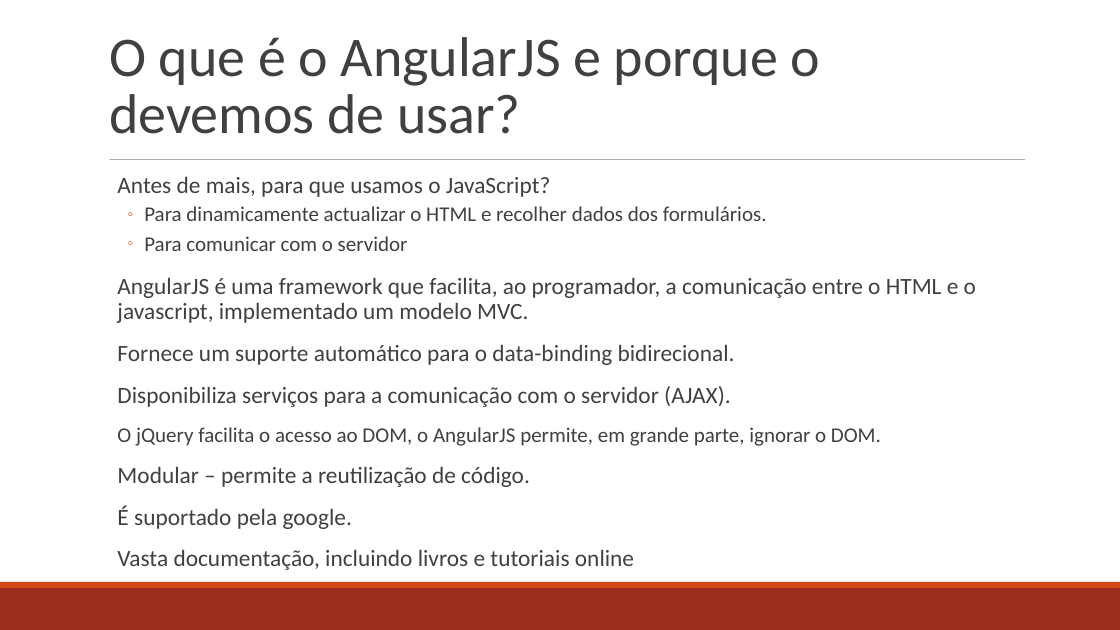
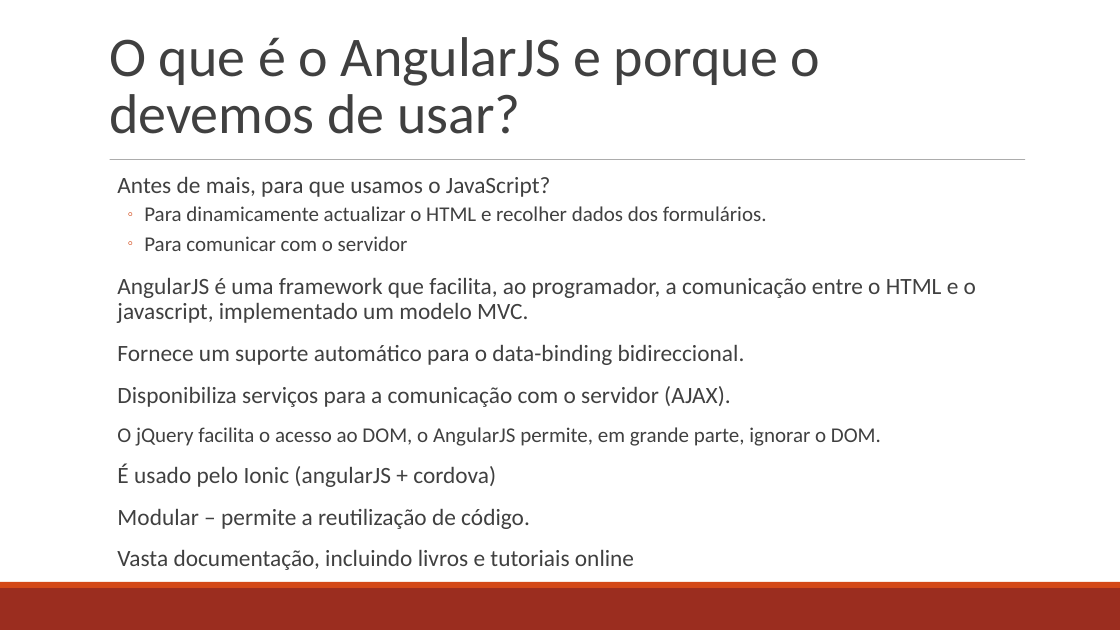
Before and after one commit to jvverde/demo-angular, a slide deck: slide 3 of docs/AngularJS.odp (slide 4 before the commit). Drawn at 1120x630 pixels with LibreOffice and Linux fonts; fonts in the diff are those of the drawing. Boxes give left, top, right and bottom in pixels: in the first picture for what was removed or moved away, otherwise in the second. Text is boxed around its words. In the diff, an @@ line names an element or a change of style, - is before the commit and + after.

```diff
--- a/docs/AngularJS.odp
+++ b/docs/AngularJS.odp
@@ text at [117, 345, 745, 365]: text changed @@
-  Fornece um suporte automático para o data-binding bidirecional.
+  Fornece um suporte automático para o data-binding bidireccional.
@@ text at [117, 463, 496, 487]: paragraph added @@
+  É usado pelo Ionic (angularJS + cordova)
@@ text at [117, 505, 352, 529]: paragraph removed @@
-  É suportado pela google.
```
Also in this commit, not shown: 5 other slides changed, 2 slides added, 1 slide removed, 3 other files.
